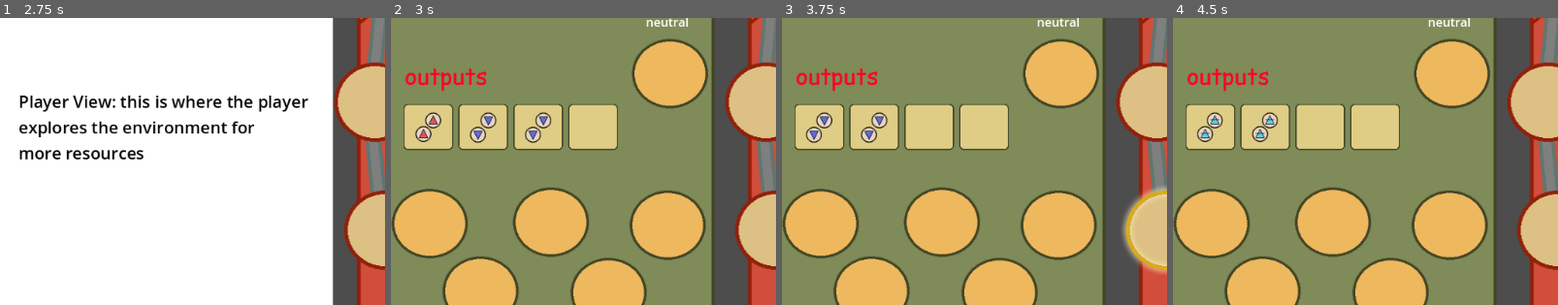
Above: before the commit, frames 1-4 (left to right).
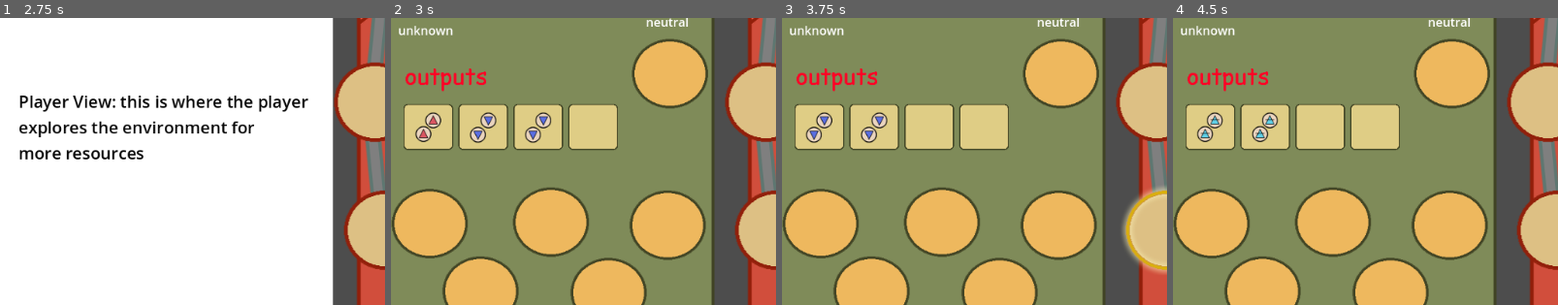
Above: after the commit, the same moments.

Repository: mccajd/Quintessential
Game: Godot game, scene res://Levels/beacon_puzzle_main.tscn
Two runs of this game, one before a commit and one after it. Both use one fixed random seed, a clock stepped at 60 frames per second and the inputs below.
Inputs (mouse positions are % of the whole screen's width and height, from its top left):
- Up to frame 1 (2.75 s): click (81, 90) at 0.5 s; click (81, 90) at 1.25 s; click (81, 90) at 2 s
- Up to frame 2 (3 s): tap Enter at 2.75 s; move the mouse to (81, 72) at 2.77 s; press the mouse at (81, 72) at 2.78 s
- Up to frame 3 (3.75 s): tap Space at 3.5 s; move the mouse to (69, 57) at 3.52 s; release the mouse at (69, 57) at 3.53 s; click (69, 57) at 3.6 s
- Up to frame 4 (4.5 s): tap Enter at 4.25 s; move the mouse to (92, 58) at 4.27 s; press the mouse at (92, 58) at 4.28 s
The pictures show only the part of the screen within x 19-69%, y 21-71%; the shares and areas given below are measured in that part.

Frame 1 is identical in both runs. In frame 2, 0.3% of the frame differs, in the area x 2-17%, y 2-7%; in frame 3, 0.3%; in frame 4, 0.3%.

Commit message:
add available items logic

Diff:
--- a/Levels/beacon_puzzle_main.tscn
+++ b/Levels/beacon_puzzle_main.tscn
@@ -408,6 +408,12 @@
 offset_bottom = 266.0
 text = "none"
 autowrap_mode = 2
+
+[node name="AvailableItemsLabel" type="Label" parent="MockUI/BeaconNodeView/BeaconNodeMenu"]
+offset_left = 29.0
+offset_top = 146.0
+offset_right = 325.0
+offset_bottom = 201.0
 
 [node name="ShowNodeMenuButton" parent="MockUI/BeaconNodeView/BeaconNodeMenu" instance=ExtResource("2_svd78")]
 position = Vector2(374, -18)
--- a/Scripts/beacon_node.gd
+++ b/Scripts/beacon_node.gd
@@ -14,8 +14,10 @@
 @export var inputs: Array[String]
 var outputs
 @export var selected_transformation: String = "neutral"
+var available_items
 
 var products: Array[OutputItem]
+var output_dictionary: Dictionary
 
 var transformer: ItemTransformer
 
@@ -51,12 +53,20 @@
 
 func get_active_connections():
 	var rtn = []
+	var items: Dictionary
 
 	for i in selected_destination_nodes.size():
-		if i >= products.size(): return rtn
+		if i >= products.size(): break
 		var destination = selected_destination_nodes[i]
 		if destination == -1: continue
 		rtn.push_front(destination)
+		if !items.has(destination):
+			items[destination] = [products[i].item_key]
+			continue
+		var new_items = items.get(destination).push_front(products[i].item_key)
+		items[destination] = new_items
+
+	output_dictionary = items
 	return rtn
 
 
--- a/Scripts/beacon_node_menu.gd
+++ b/Scripts/beacon_node_menu.gd
@@ -21,6 +21,7 @@
 
 	#get_node("SelectedInputLabel").text = _render_string_label(selected_node.inputs)
 	#get_node("SelectedOutputLabel").text = _render_string_label(selected_node.outputs) if selected_node.inputs else "no inputs"
+	get_node("AvailableItemsLabel").text = _render_string_label(selected_node.available_items)
 
 	_set_input_slot_items()
 	_set_output_slot_items()
--- a/Scripts/beacon_tower.gd
+++ b/Scripts/beacon_tower.gd
@@ -4,7 +4,7 @@
 var selected_node: BeaconNode
 
 const node_names = ["BeaconNode1", "BeaconNode2", "BeaconNode3", "BeaconNode4", "BeaconNode5", "BeaconNode6", "BeaconNode7"]
-const recepticle_names = ["BeaconRecepticle1", "BeaconRecepticle2", "BeaconRecepticle3", ]
+const recepticle_names = ["BeaconRecepticle1", "BeaconRecepticle2", "BeaconRecepticle3"]
 
 signal node_selected
 signal connections_updated
@@ -34,11 +34,23 @@
 	# note - this is called every frame.  if this turns out to be non-performant
 	#  i'll come back to it
 	var connections = []
+	var outputs: Dictionary
 
 	for name in node_names:
 		var beacon_node = get_node(name)
 		for connection in beacon_node.get_active_connections():
 			connections.push_front([beacon_node.id, connection])
+			for entry in beacon_node.output_dictionary.keys():
+				if !outputs.has(entry):
+					outputs[entry] = beacon_node.output_dictionary[entry]
+					continue
+				var new_items = outputs[entry] + beacon_node.output_dictionary[entry]
+				outputs[entry] = new_items
+
+	for name in node_names:
+		var beacon_node = get_node(name)
+		if outputs.has(beacon_node.id):
+			beacon_node.available_items = outputs[beacon_node.id]
 
 	connections_updated.emit(connections)
 
